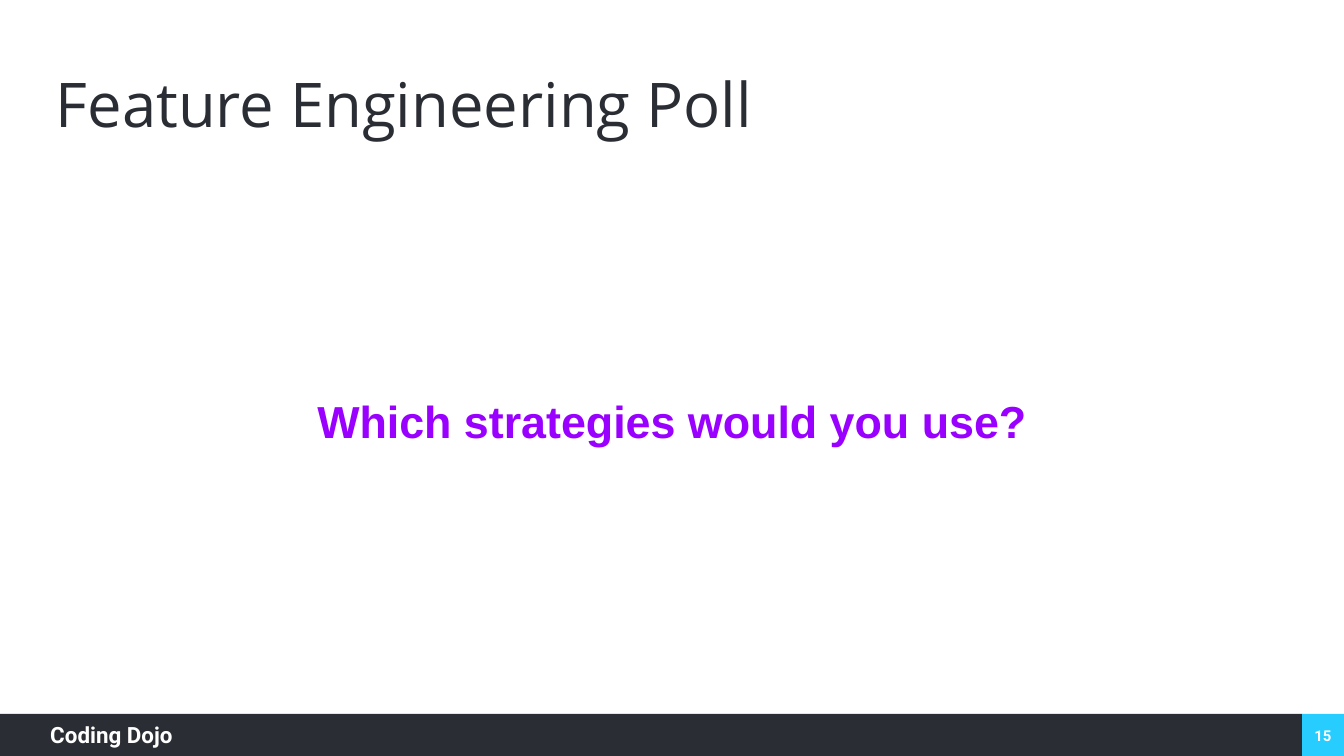
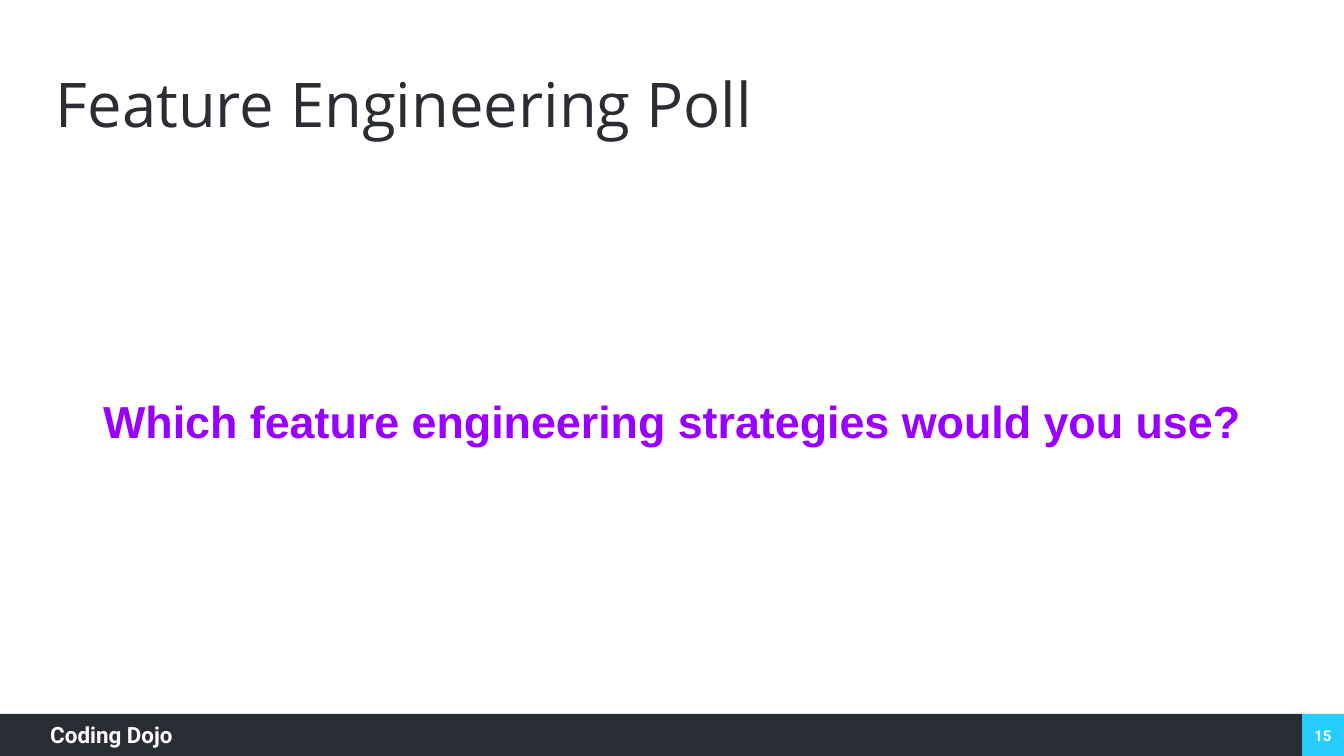
Before and after one commit to coding-dojo-data-science/week-10-lecture-2-feature-engineering, a slide deck: slide 15 of Week 10, Lecture 2 Feature Engineering.pptx. Drawn at 1344x756 pixels with LibreOffice and Linux fonts; fonts in the diff are those of the drawing; background and template pictures are left out. Boxes give left, top, right and bottom in pixels: in the first picture for what was removed or moved away, otherwise in the second. Text is boxed around its words. In the diff, an @@ line names an element or a change of style, - is before the commit and + after.

```diff
--- a/Week 10, Lecture 2 Feature Engineering.pptx
+++ b/Week 10, Lecture 2 Feature Engineering.pptx
@@ text at bbox=[103, 405, 1241, 447]: text changed @@
-Which strategies would you use?
+Which feature engineering strategies would you use?
```
Also in this commit, not shown: 4 other slides changed, 3 other files.
